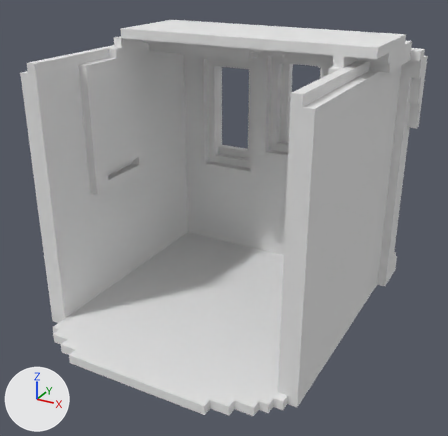
Before and after pictures for a commit that changed the OBJ model Assets/_Project/ArtAssets/cannon.obj.
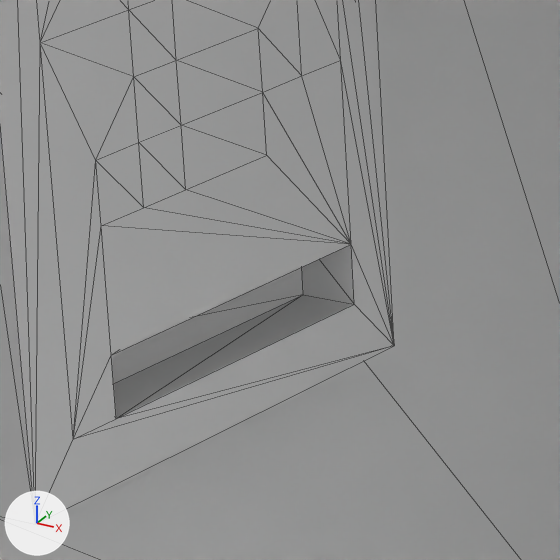
Each version appears first whole from a 50 mm camera at (2.81, -5.83, 3.92) aimed at (-0.19, -0.38, 1.19), and next in a close-up on the part from 21% to 37% of the width and 29% to 46% of the height. Arrows for +X, +Y and +Z are at lower left; the lights stay in place. The close-ups show mesh edges as thin lines. Where no turn or scale is listed for an object, it has been applied to the vertices. Vertices at the same position are counted once.

Objects in the first close-up: 'Untitled'.
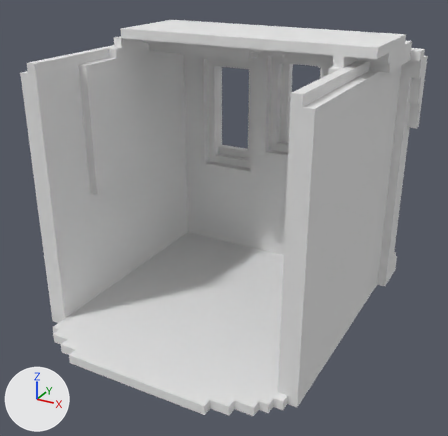
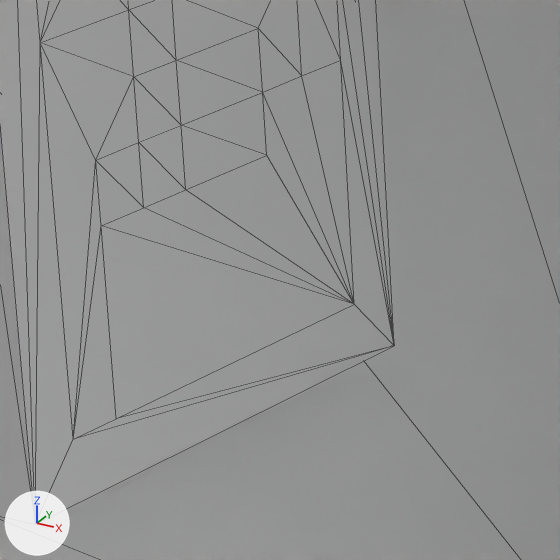
What differs and where, as boxes (x1, y1, x2, y2) in the close-ups (560 x 560 px):
part 1 of me_untitled, cut back
    both: (74, 60, 394, 439)

Diff of the bpy script that builds the scene:
```diff
--- a/Assets/_Project/ArtAssets/cannon.obj.py
+++ b/Assets/_Project/ArtAssets/cannon.obj.py
@@ me_untitled @@
 # used by ob_untitled; location = (0.0, 0.0, 0.0)
-me_untitled.from_pydata(...)  # 297 vertices, 598 faces; spans x -1.8..1.4, y -2.0..1.6, z 0.0..3.1
+me_untitled.from_pydata(...)  # 291 vertices, 586 faces; spans x -1.8..1.4, y -2.0..1.6, z 0.0..3.1
+# me_untitled part 1
+# 6 vertices are removed from x -1.6..-1.5, y -0.7..-0.1, z 1.5..1.6
+# 21 faces are deleted
+# 9 new faces join them
 me_untitled.materials.append(mat_palette)
```
